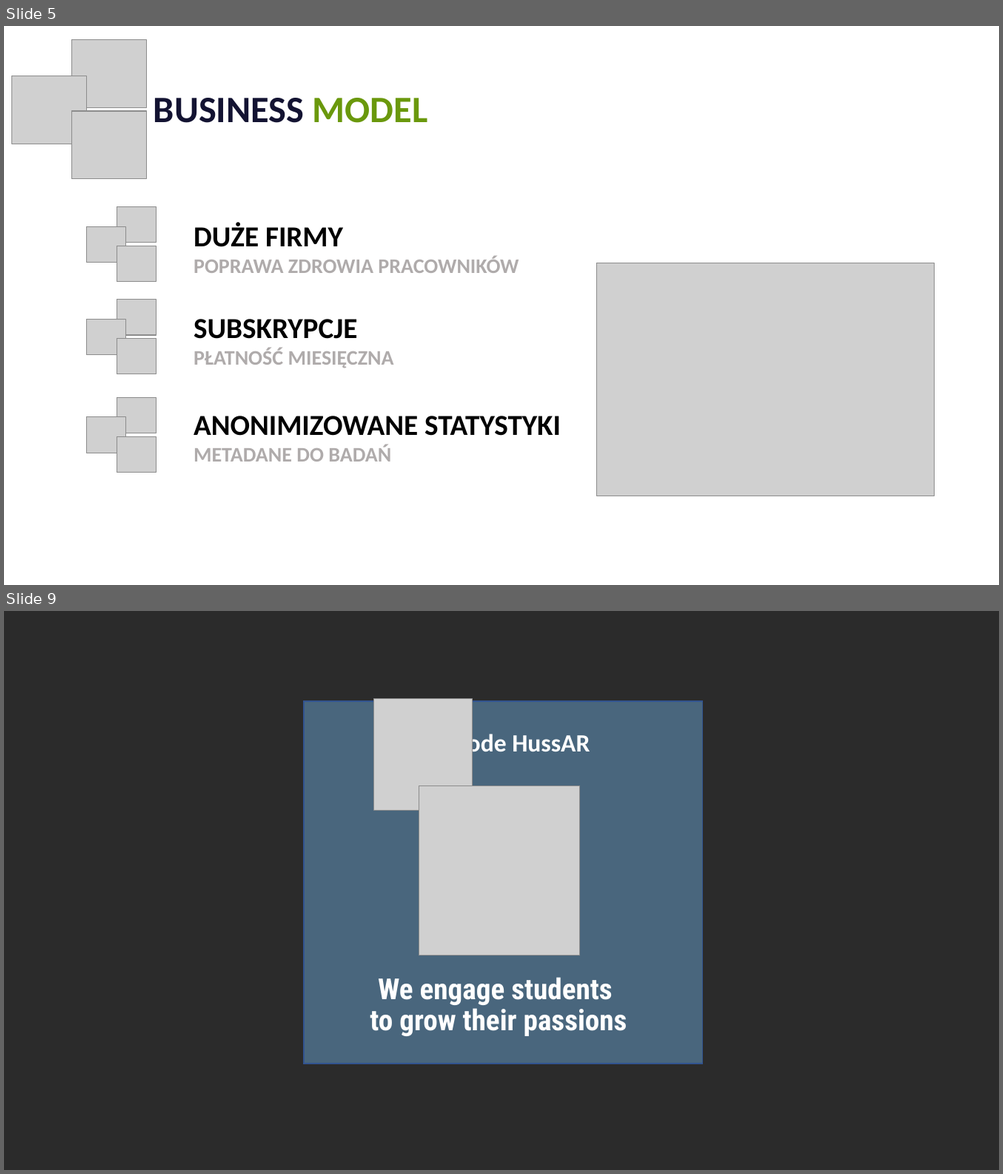
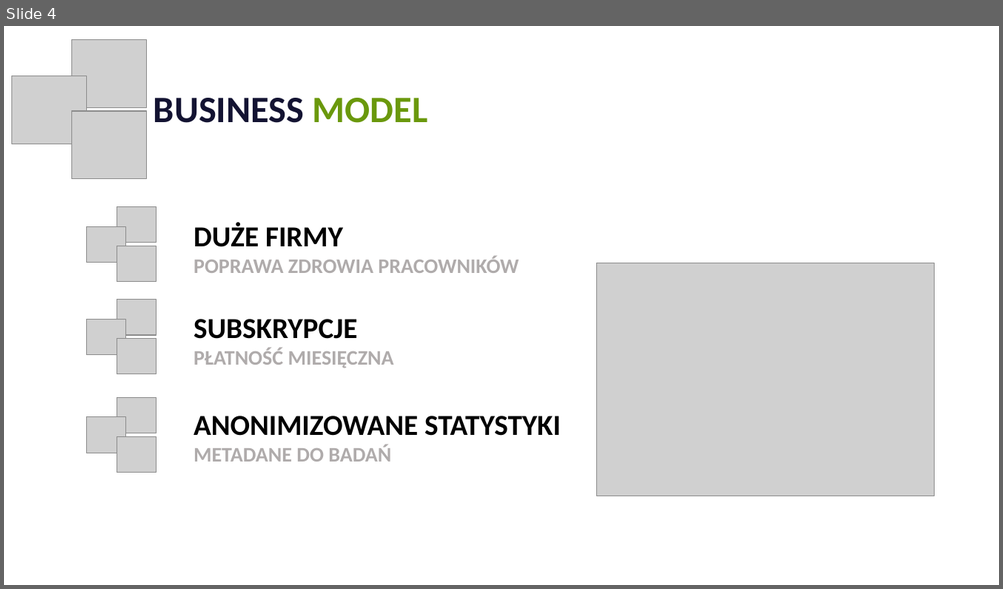
Before and after one commit to KrukowskiJ/Hacknarok2021, a slide deck: Wyprostuj_sie.pptx. Shown one above the other, each under a label of ours: slides 5 and 9 before the commit, slide 4 after it; the slides between them are not shown. The pictures are 1003x1174 and 1003x589 pixels, drawn with LibreOffice and Linux fonts; fonts in the diff are those of the drawing; grey boxes stand for pictures; background and template pictures are left out; a plain dark background stands for a picture behind light text. Boxes give left, top, right and bottom in pixels: in the first picture for what was removed or moved away, otherwise in the second. Text is boxed around its words. In the diff, an @@ line names an element or a change of style, - is before the commit and + after.

```diff
--- a/Wyprostuj_sie.pptx
+++ b/Wyprostuj_sie.pptx
@@ slide 9 removed at bbox=[4, 611, 999, 1170], background picture (left out) @@
@@ picture removed at bbox=[374, 699, 472, 811] @@
@@ rectangle removed at bbox=[304, 701, 703, 1064] @@
@@ text removed at bbox=[454, 732, 589, 758] @@
-Code HussAR
@@ picture removed at bbox=[419, 786, 580, 956] @@
@@ text removed at bbox=[370, 977, 627, 1037] @@
-We engage students
-to grow their passions
@@ what was slide 5 is now slide 4 @@
```
Also in this commit, not shown: 1 slide changed, 2 slides added, 4 other slides removed.
